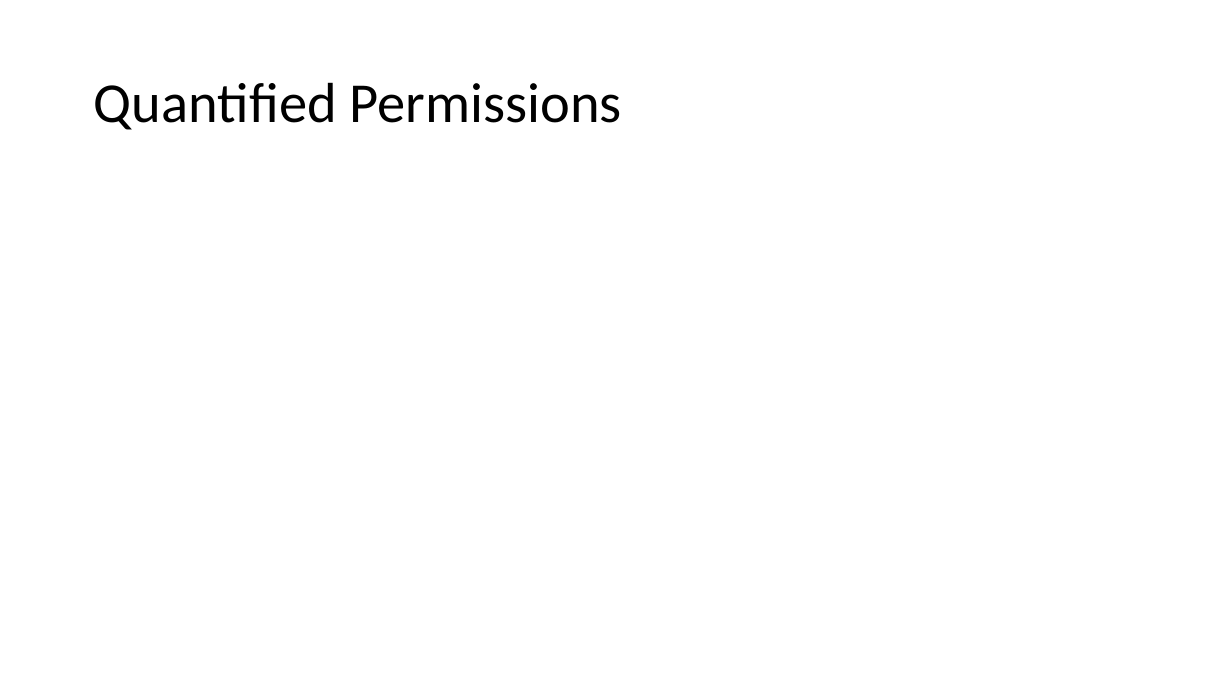
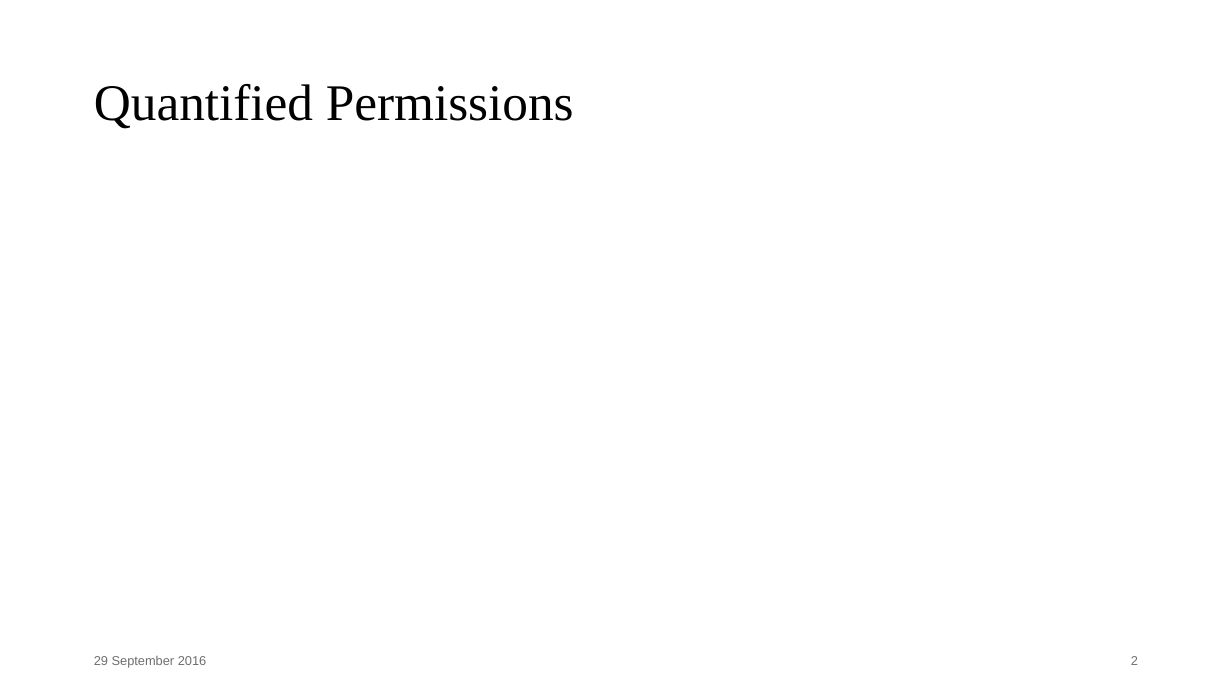
Before and after one commit to Aimenel/MT, a slide deck: slide 2 of presentations/Final Presentation/Final.pptx. Drawn at 1232x693 pixels with LibreOffice and Linux fonts; fonts in the diff are those of the drawing; grey boxes stand for pictures. Boxes give left, top, right and bottom in pixels: in the first picture for what was removed or moved away, otherwise in the second. Text is boxed around its words. In the diff, an @@ line names an element or a change of style, - is before the commit and + after.

Commit message:
report quantified predicate intro and verification condition generation, report formatting, halfdone

```diff
--- a/presentations/Final Presentation/Final.pptx
+++ b/presentations/Final Presentation/Final.pptx
@@ title "Quantified Permissions" at [94,84,574,129]: size 44 to 40 pt, font Calibri to Times New Roman @@
@@ text added at [94,656,207,668], 10 pt, text #6F6F6E @@
+29 September 2016
@@ page number added at [1131,656,1138,665], 10 pt, text #6F6F6E @@
+2
```
Also in this commit, not shown: 21 other slides changed, 1 other file.
